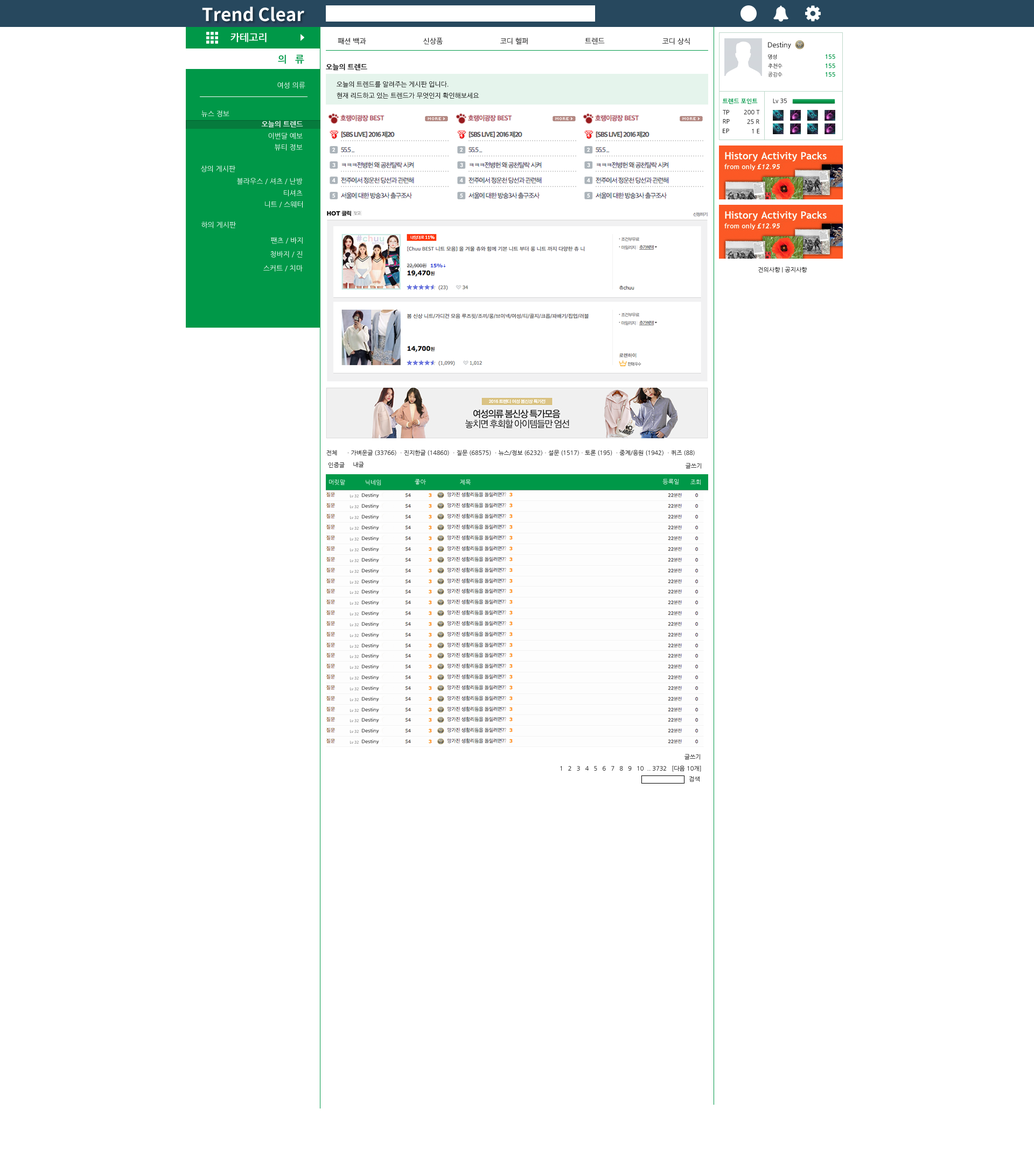
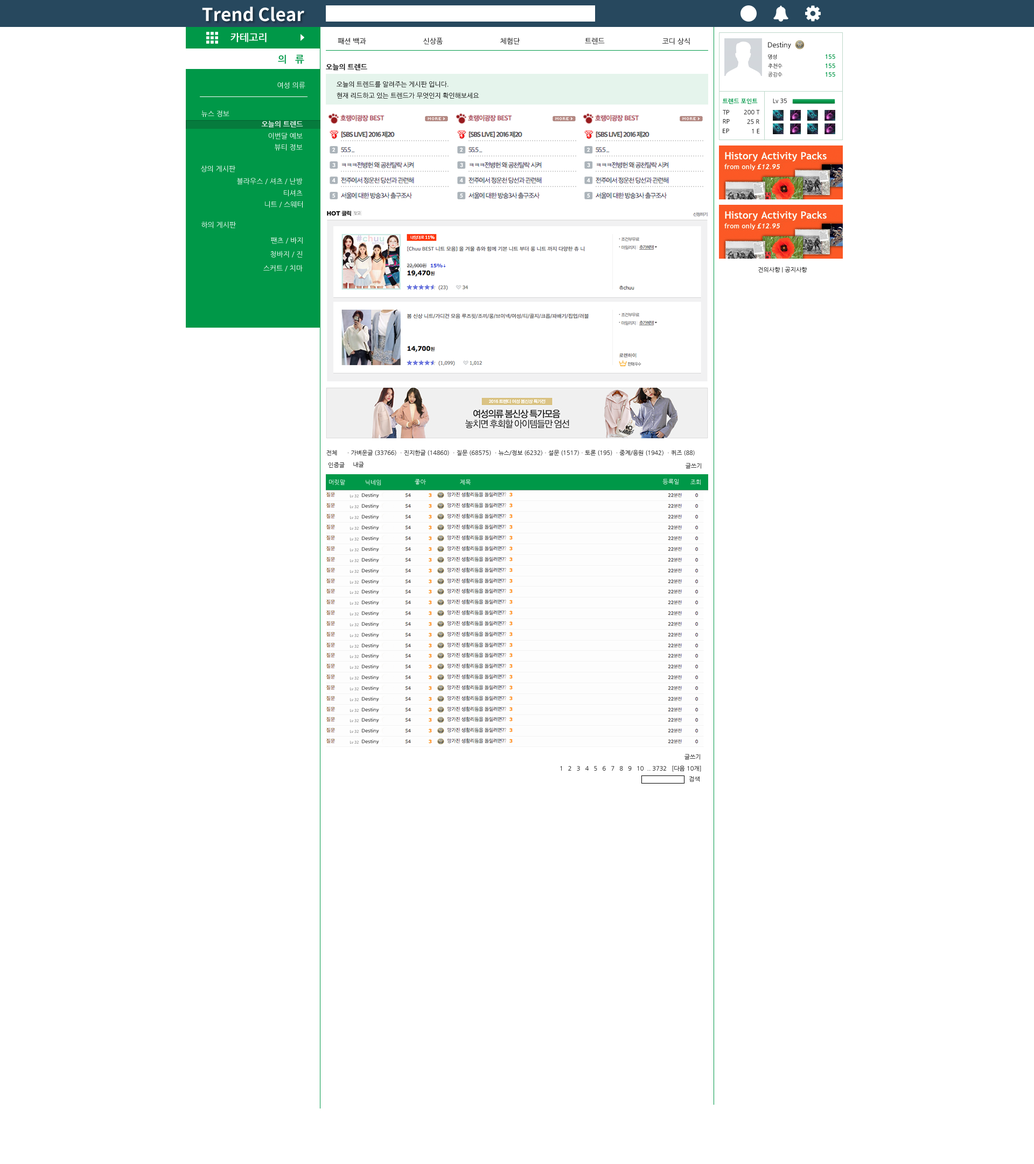
Two versions of the same layered image (w=1034, h=1164). Layer-by-layer changes:
painted on "포럼 레이아웃" over [500, 37, 528, 45]
